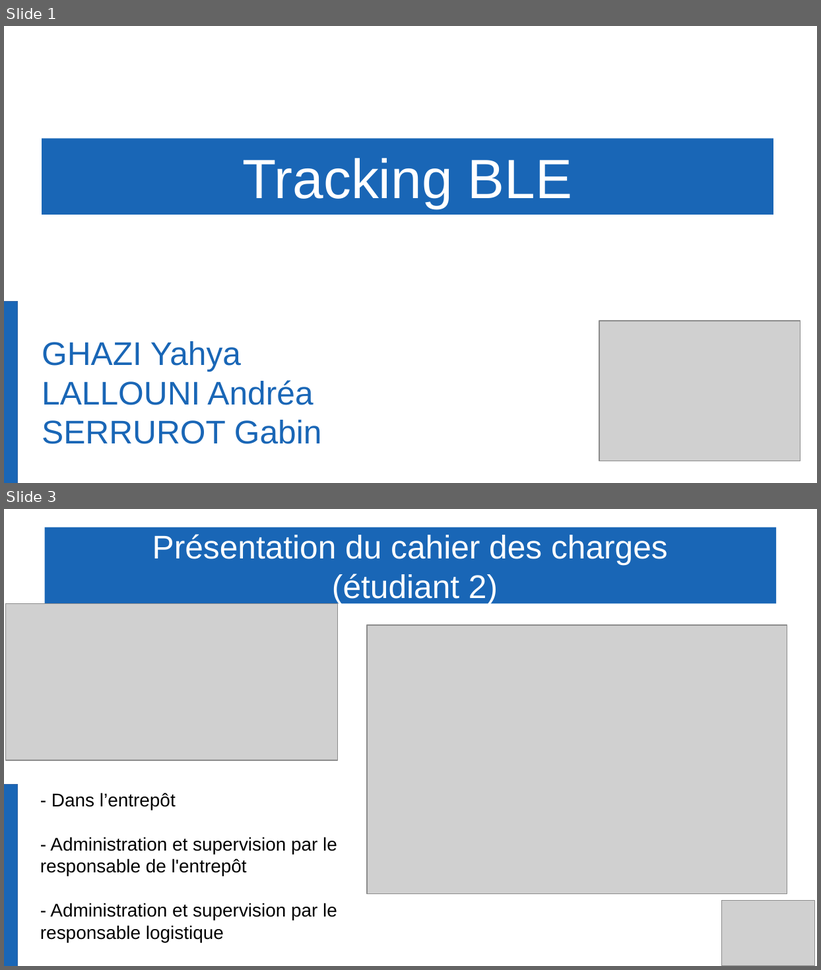
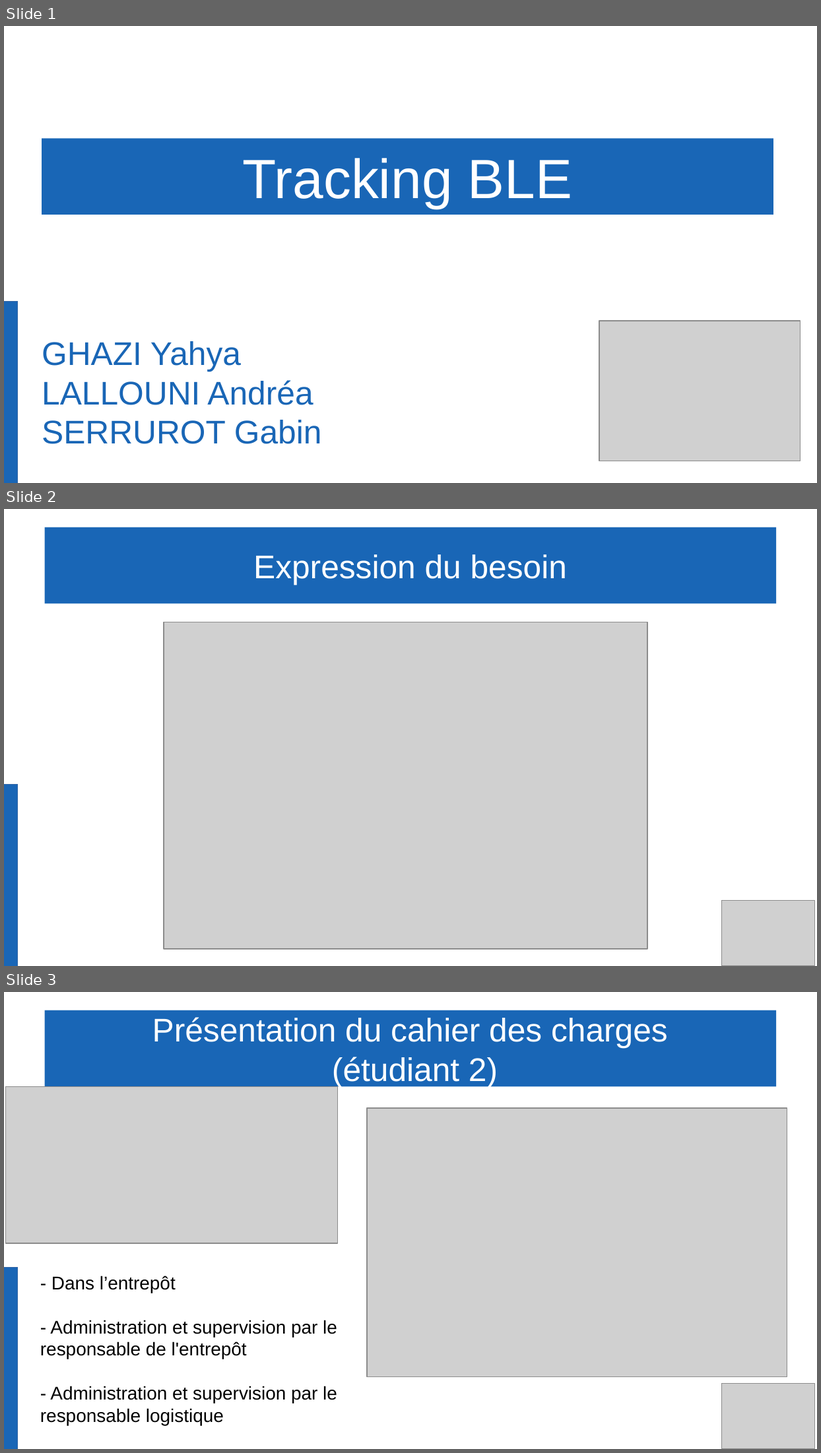
Before and after one commit to Gabin221/Tracking-BLE-documents, a slide deck: Revues/Revues2/Partie commune/presentation_yahya_andrea_gabin.odp. Shown one above the other, each under a label of ours: slides 1 and 3 before the commit, slides 1, 2 and 3 after it; the slides between them are not shown. The pictures are 821x970 and 821x1453 pixels, drawn with LibreOffice and Linux fonts; fonts in the diff are those of the drawing; grey boxes stand for pictures; background and template pictures are left out. Boxes give left, top, right and bottom in pixels: in the first picture for what was removed or moved away, otherwise in the second. Text is boxed around its words. In the diff, an @@ line names an element or a change of style, - is before the commit and + after.

```diff
--- a/Revues/Revues2/Partie commune/presentation_yahya_andrea_gabin.odp
+++ b/Revues/Revues2/Partie commune/presentation_yahya_andrea_gabin.odp
@@ slide 2 added at <box>4,509,817,966</box>, background #FFFFFF @@
@@ title added at <box>44,527,777,604</box>, fill #1966B6, 32 pt, text #FFFFFF @@
+Expression du besoin
@@ picture added at <box>164,623,648,949</box> @@
@@ rectangle added at <box>4,785,18,966</box>, fill #1966B6, outline #3465A4 0 pt @@
@@ picture added at <box>722,901,816,966</box> @@
```
Also in this commit, not shown: 1 slide removed, 4 other files.
